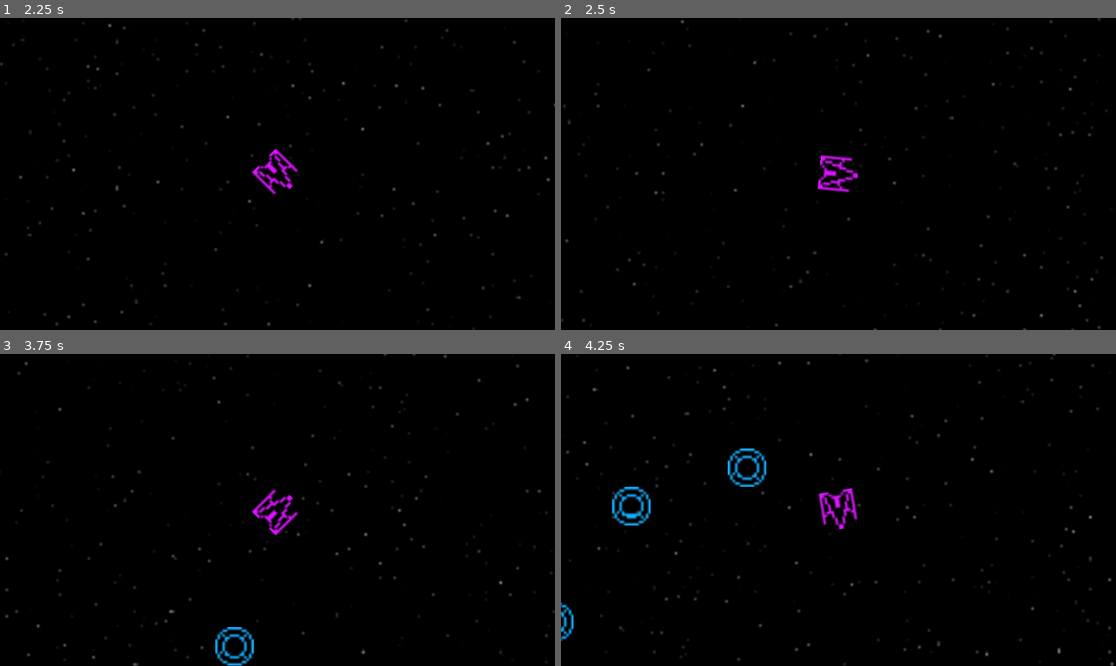
Above: before the commit, frames 1-4 (two rows, left to right).
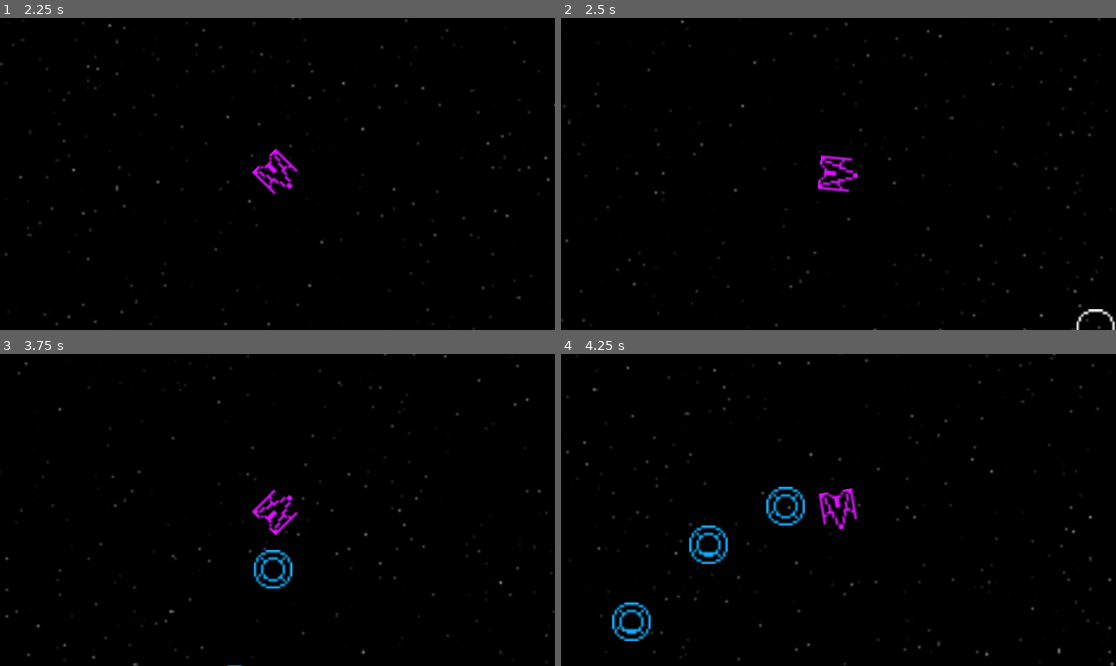
Above: after the commit, the same moments.

Repository: rufenerd/asteroits
Game: Godot game, scene res://main.tscn
Two runs of this game, one before a commit and one after it. Both use one fixed random seed, a clock stepped at 60 frames per second and the inputs below.
Inputs:
- Up to frame 1 (2.25 s): hold D (left_stick_right) 0.53-1.28 s; tap Down (aim_down) at 0.6 s; hold S (left_stick_down) 1.28-2.03 s; tap Left (aim_left) at 1.35 s; hold D (left_stick_right) from 2.03 s (still down); tap Right (aim_right) at 2.1 s
- Up to frame 2 (2.5 s): keep holding D (left_stick_right)
- Up to frame 3 (3.75 s): release D (left_stick_right) at 2.78 s; hold W (left_stick_up) 2.78-3.53 s; tap Up (aim_up) at 2.85 s; hold S (left_stick_down) from 3.53 s (still down); hold C (build_harvester) from 3.53 s (still down)
- Up to frame 4 (4.25 s): keep holding S (left_stick_down); keep holding C (build_harvester)

Frame 1 is identical in both runs. In frame 2, 0.1% of the frame differs, in the area x 92-100%, y 93-100%; in frame 3, 1.0%; in frame 4, 2.6%, in the area x 0-44%, y 30-92%.

Commit message:
build directly underneath, with delayed materialization

Diff:
--- a/base.tscn
+++ b/base.tscn
@@ -1,6 +1,7 @@
-[gd_scene load_steps=3 format=3 uid="uid://cltc2entjtmho"]
+[gd_scene load_steps=4 format=3 uid="uid://cltc2entjtmho"]
 
 [ext_resource type="Texture2D" uid="uid://dx3jvbytudyrj" path="res://art/base.png" id="1_rpg24"]
+[ext_resource type="PackedScene" uid="uid://cm435kf80k6tb" path="res://resource.tscn" id="2_3vi8l"]
 
 [sub_resource type="CircleShape2D" id="CircleShape2D_3vi8l"]
 radius = 19.0263
@@ -12,3 +13,6 @@
 
 [node name="CollisionShape2D" type="CollisionShape2D" parent="."]
 shape = SubResource("CircleShape2D_3vi8l")
+
+[node name="Resource" parent="." instance=ExtResource("2_3vi8l")]
+position = Vector2(452, 406)
--- /dev/null
+++ b/delayed_materialization.gd
@@ -0,0 +1,29 @@
+extends Node2D
+
+@export var delay_seconds: float = 0.2
+
+func _ready() -> void:
+	_suppress_collisions()
+
+func _suppress_collisions() -> void:
+	var parent = get_parent()
+	if parent == null:
+		return
+
+	# Collect CollisionShape2D children
+	var collisions: Array = []
+	for child in parent.get_children():
+		if child is CollisionShape2D:
+			collisions.append(child)
+
+	# Disable them
+	for c in collisions:
+		c.disabled = true
+
+	# Wait for delay
+	var timer = get_tree().create_timer(delay_seconds)
+	await timer.timeout
+
+	# Re-enable collisions
+	for c in collisions:
+		c.disabled = false
--- /dev/null
+++ b/delayed_materialization.tscn
@@ -0,0 +1,6 @@
+[gd_scene load_steps=2 format=3 uid="uid://ctr2774xamxjy"]
+
+[ext_resource type="Script" uid="uid://b42bdvp38rs0v" path="res://delayed_materialization.gd" id="1_h0wi6"]
+
+[node name="DelayedMaterialization" type="Node2D"]
+script = ExtResource("1_h0wi6")
--- a/harvester.tscn
+++ b/harvester.tscn
@@ -1,7 +1,8 @@
-[gd_scene load_steps=10 format=3 uid="uid://dtg8o8c1rneyd"]
+[gd_scene load_steps=11 format=3 uid="uid://dtg8o8c1rneyd"]
 
 [ext_resource type="Texture2D" uid="uid://dhiwrg6um4vvw" path="res://art/harvester.png" id="1_bqvda"]
 [ext_resource type="Script" uid="uid://vbp5txiwfy2h" path="res://harvester.gd" id="1_ky16f"]
+[ext_resource type="PackedScene" uid="uid://ctr2774xamxjy" path="res://delayed_materialization.tscn" id="3_ivm7c"]
 
 [sub_resource type="AtlasTexture" id="AtlasTexture_ivm7c"]
 atlas = ExtResource("1_bqvda")
@@ -59,3 +60,5 @@
 
 [node name="CollisionShape2D" type="CollisionShape2D" parent="."]
 shape = SubResource("CircleShape2D_ky16f")
+
+[node name="DelayedMaterialization" parent="." instance=ExtResource("3_ivm7c")]
--- a/player.gd
+++ b/player.gd
@@ -119,8 +119,7 @@
 	if build_timer > 0.0:
 		return
 	build_timer = build_cooldown
-	var build_position = global_position + Vector2(-33, 0).rotated(rotation)
-	World.build(node, build_position)
+	World.build(node, global_position)
 
 func ang_dist(a,b):
 	return abs(wrapf(a - b, -PI, PI))
--- a/turret.tscn
+++ b/turret.tscn
@@ -1,8 +1,9 @@
-[gd_scene load_steps=5 format=3 uid="uid://7e68i5x5rtys"]
+[gd_scene load_steps=6 format=3 uid="uid://7e68i5x5rtys"]
 
 [ext_resource type="Script" uid="uid://b2e1m4omo5p1c" path="res://turret.gd" id="1_tjdg3"]
 [ext_resource type="Texture2D" uid="uid://ddw3lj8facbj0" path="res://art/turret.png" id="2_c5apd"]
 [ext_resource type="PackedScene" uid="uid://ee61geh7hicc" path="res://bullet.tscn" id="2_coqkk"]
+[ext_resource type="PackedScene" uid="uid://ctr2774xamxjy" path="res://delayed_materialization.tscn" id="4_coqkk"]
 
 [sub_resource type="RectangleShape2D" id="RectangleShape2D_c5apd"]
 size = Vector2(8, 13)
@@ -18,3 +19,5 @@
 [node name="CollisionShape2D" type="CollisionShape2D" parent="."]
 position = Vector2(-4, -0.5)
 shape = SubResource("RectangleShape2D_c5apd")
+
+[node name="DelayedMaterialization" parent="." instance=ExtResource("4_coqkk")]
--- a/wall.tscn
+++ b/wall.tscn
@@ -1,7 +1,8 @@
-[gd_scene load_steps=4 format=3 uid="uid://cnd2gkftcb1s"]
+[gd_scene load_steps=5 format=3 uid="uid://cnd2gkftcb1s"]
 
 [ext_resource type="Texture2D" uid="uid://byv57krcg6htb" path="res://art/wall.png" id="1_xxgf6"]
 [ext_resource type="Script" uid="uid://kejh4wi70xq4" path="res://wall.gd" id="1_y4f30"]
+[ext_resource type="PackedScene" uid="uid://ctr2774xamxjy" path="res://delayed_materialization.tscn" id="3_iuee5"]
 
 [sub_resource type="RectangleShape2D" id="RectangleShape2D_xxgf6"]
 size = Vector2(14, 14)
@@ -15,3 +16,5 @@
 
 [node name="CollisionShape2D" type="CollisionShape2D" parent="."]
 shape = SubResource("RectangleShape2D_xxgf6")
+
+[node name="DelayedMaterialization" parent="." instance=ExtResource("3_iuee5")]
Not shown, added: delayed_materialization.gd.uid
